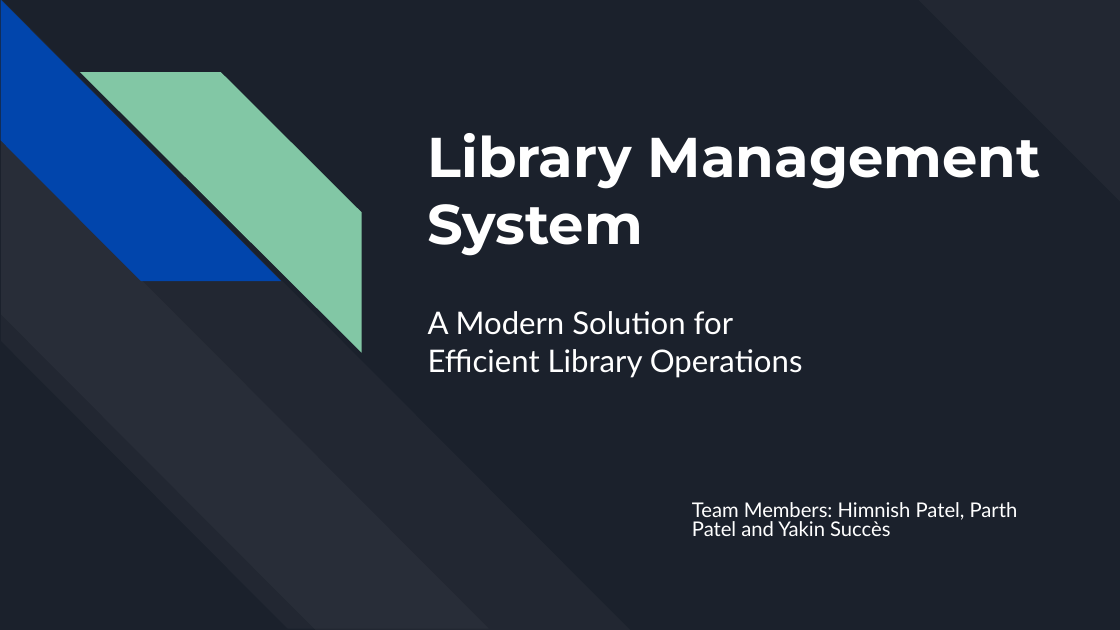
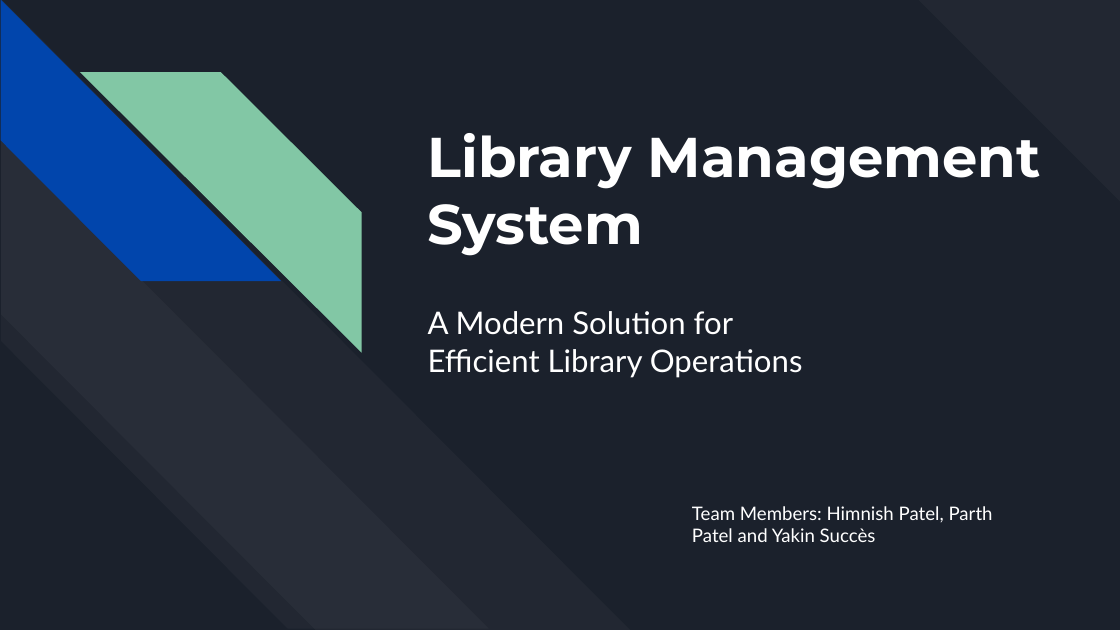
Before and after one commit to ParthPatelA/LibraryManagementSystem, a slide deck: slide 1 of App Dev Project.pptx. Drawn at 1120x630 pixels with LibreOffice and Linux fonts; fonts in the diff are those of the drawing. Boxes give left, top, right and bottom in pixels: in the first picture for what was removed or moved away, otherwise in the second. Text is boxed around its words. In the diff, an @@ line names an element or a change of style, - is before the commit and + after.

```diff
--- a/App Dev Project.pptx
+++ b/App Dev Project.pptx
@@ subtitle "Team Members: Himnish Patel, Parth ..." at box(692, 506, 993, 542): size 13 to 12 pt; line spacing 0.8 to 1 @@
```
Also in this commit, not shown: 4 other slides changed.
